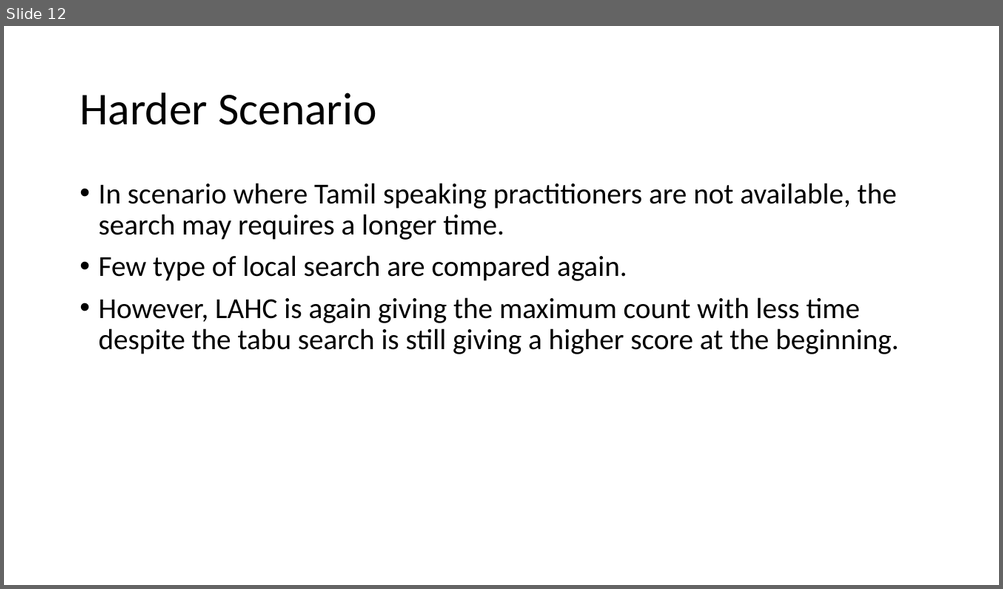
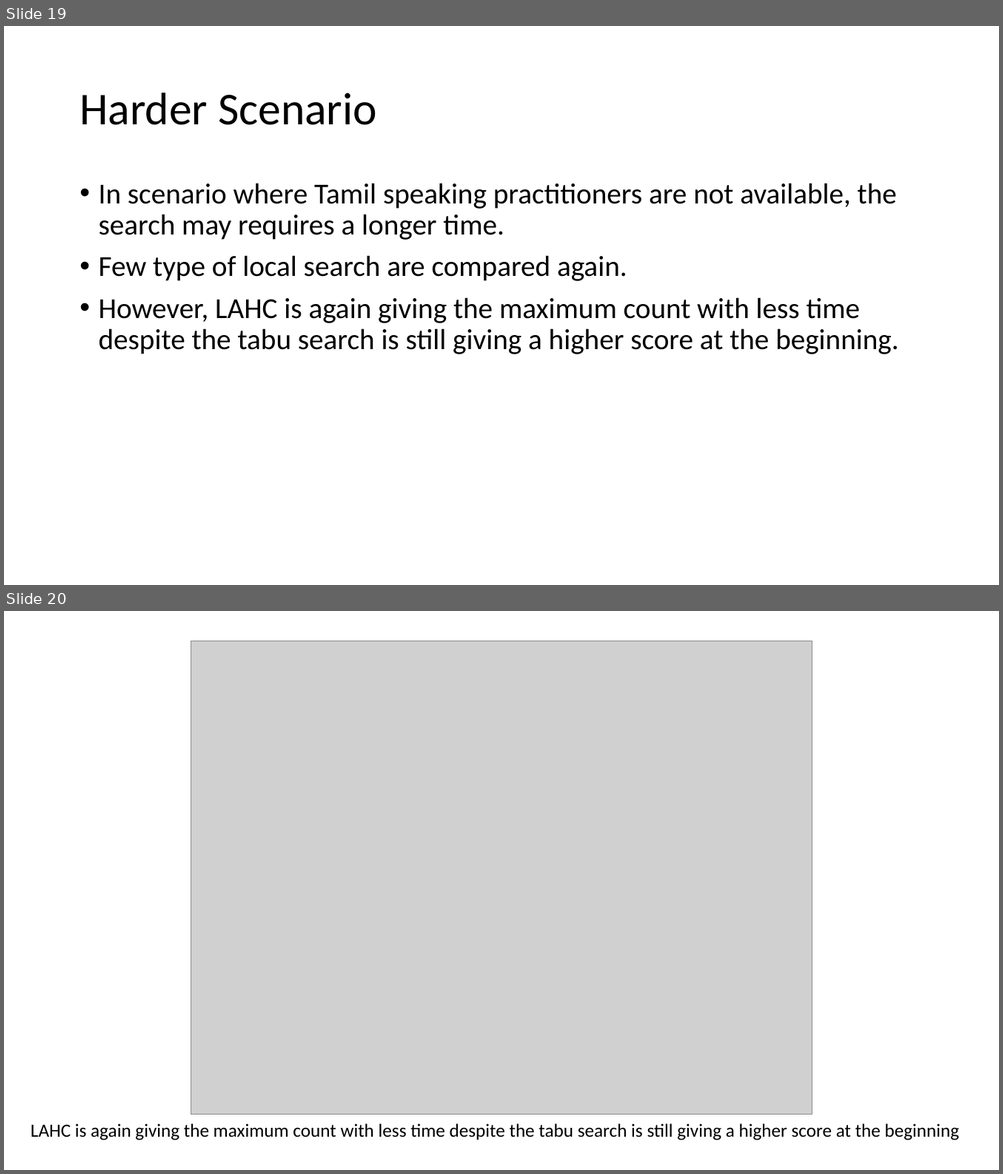
Before and after one commit to optimusium/phqSchedule, a slide deck: Comparison in between Searching Method.pptx. Shown one above the other, each under a label of ours: slide 12 before the commit, slides 19 and 20 after it. The pictures are 1003x589 and 1003x1174 pixels, drawn with LibreOffice and Linux fonts; fonts in the diff are those of the drawing; grey boxes stand for pictures. Boxes give left, top, right and bottom in pixels: in the first picture for what was removed or moved away, otherwise in the second. Text is boxed around its words. In the diff, an @@ line names an element or a change of style, - is before the commit and + after.

```diff
--- a/Comparison in between Searching Method.pptx
+++ b/Comparison in between Searching Method.pptx
@@ slide 20 added at (4,611,999,1170), background #FFFFFF @@
@@ picture added at (190,641,812,1116) @@
@@ text added at (31,1124,959,1141), 18 pt, text #000000 @@
+LAHC is again giving the maximum count with less time despite the tabu search is still giving a higher score at the beginning
@@ what was slide 12 is now slide 19 @@
```
Also in this commit, not shown: 2 slides changed, 11 other slides added, 5 slides removed.
